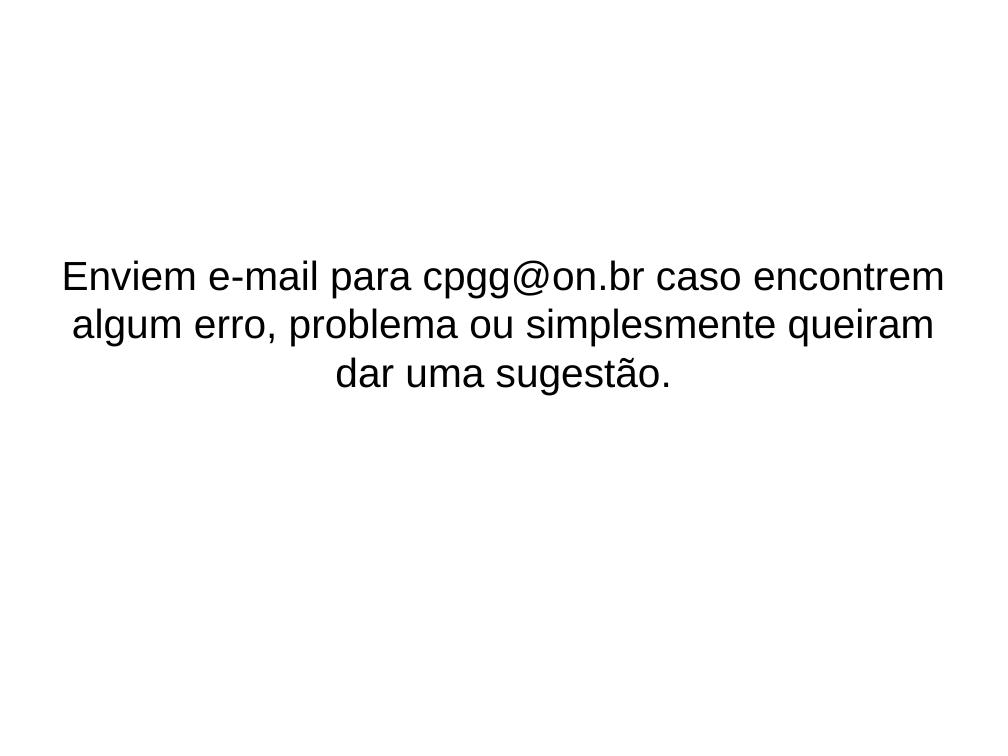
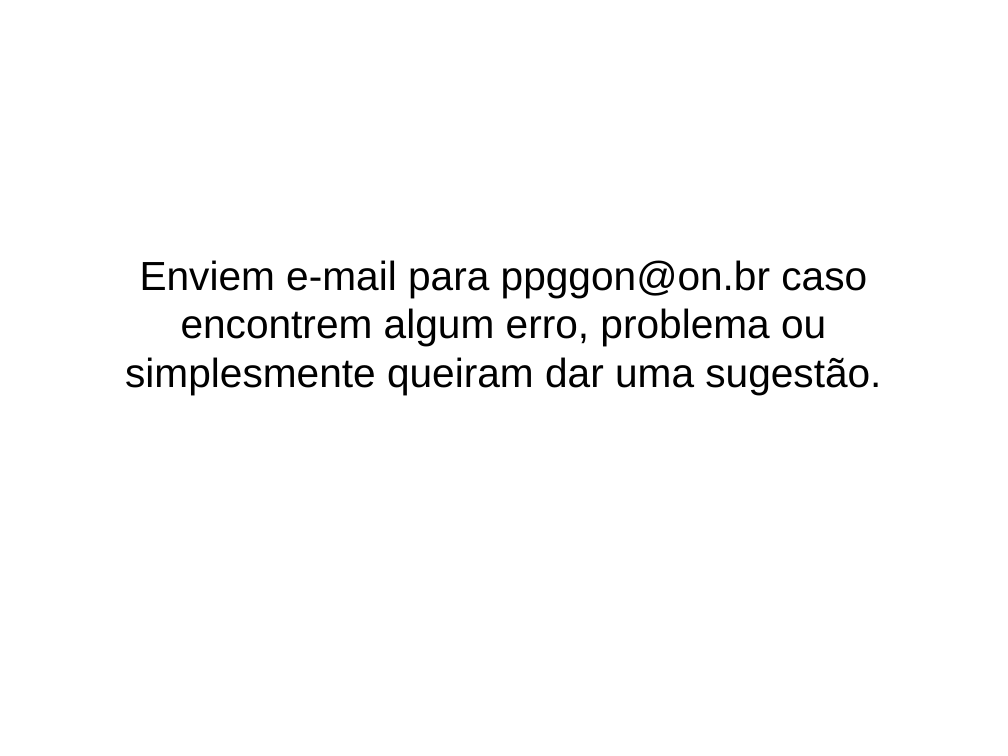
Before and after one commit to birocoles/Templates-geofisica-ON, a slide deck: slide 18 of Tutorial/tutorial_basico.odp (slide 20 before the commit). Drawn at 1008x756 pixels with LibreOffice and Linux fonts; fonts in the diff are those of the drawing. Boxes give left, top, right and bottom in pixels: in the first picture for what was removed or moved away, otherwise in the second. Text is boxed around its words. In the diff, an @@ line names an element or a change of style, - is before the commit and + after.

```diff
--- a/Tutorial/tutorial_basico.odp
+++ b/Tutorial/tutorial_basico.odp
@@ subtitle at (125, 260, 881, 395): text changed @@
-Enviem e-mail para cpgg@on.br caso encontrem algum erro, problema ou simplesmente queiram dar uma sugestão.
+Enviem e-mail para ppggon@on.br caso encontrem algum erro, problema ou simplesmente queiram dar uma sugestão.
```
Also in this commit, not shown: 11 other slides changed, 1 slide added, 3 slides removed, 3 other files.
